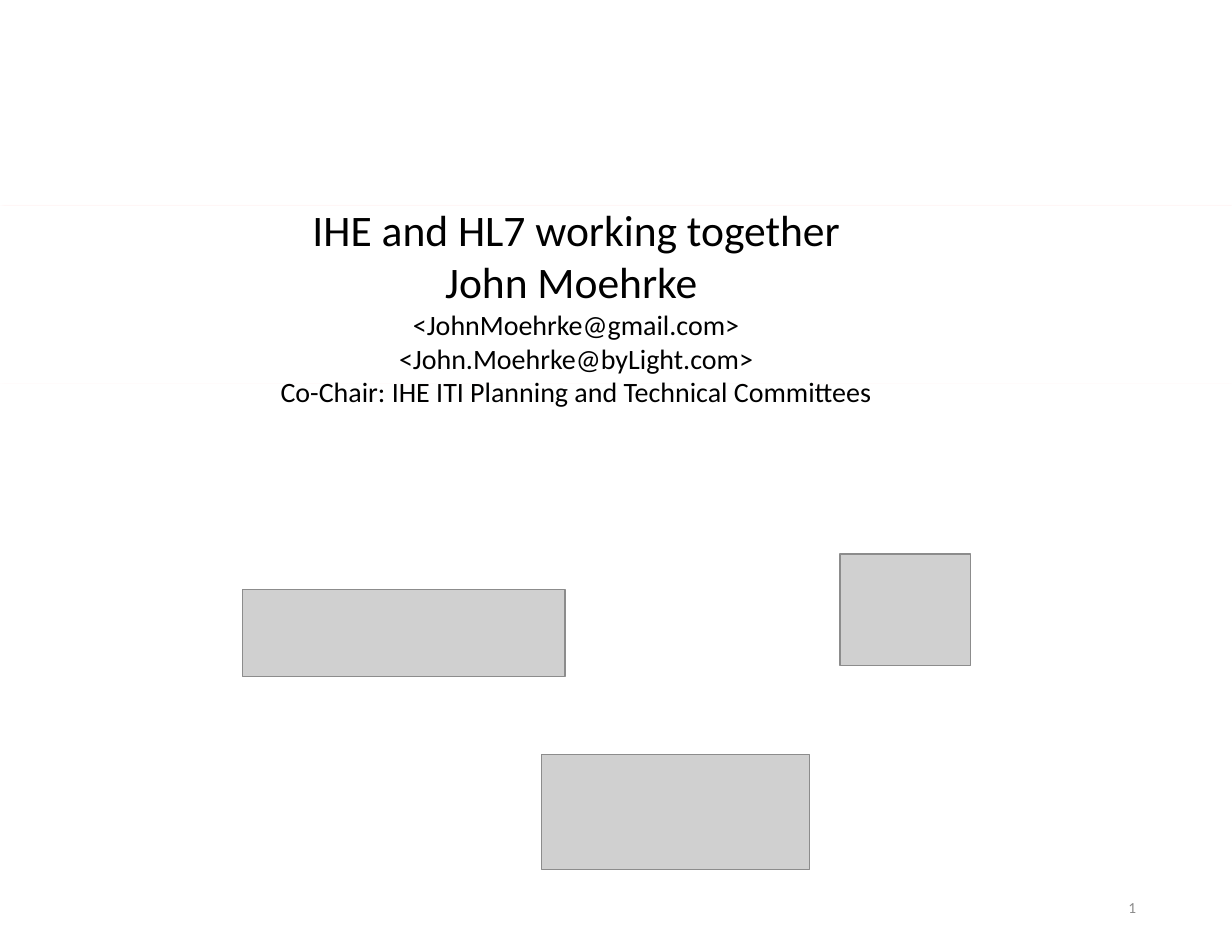
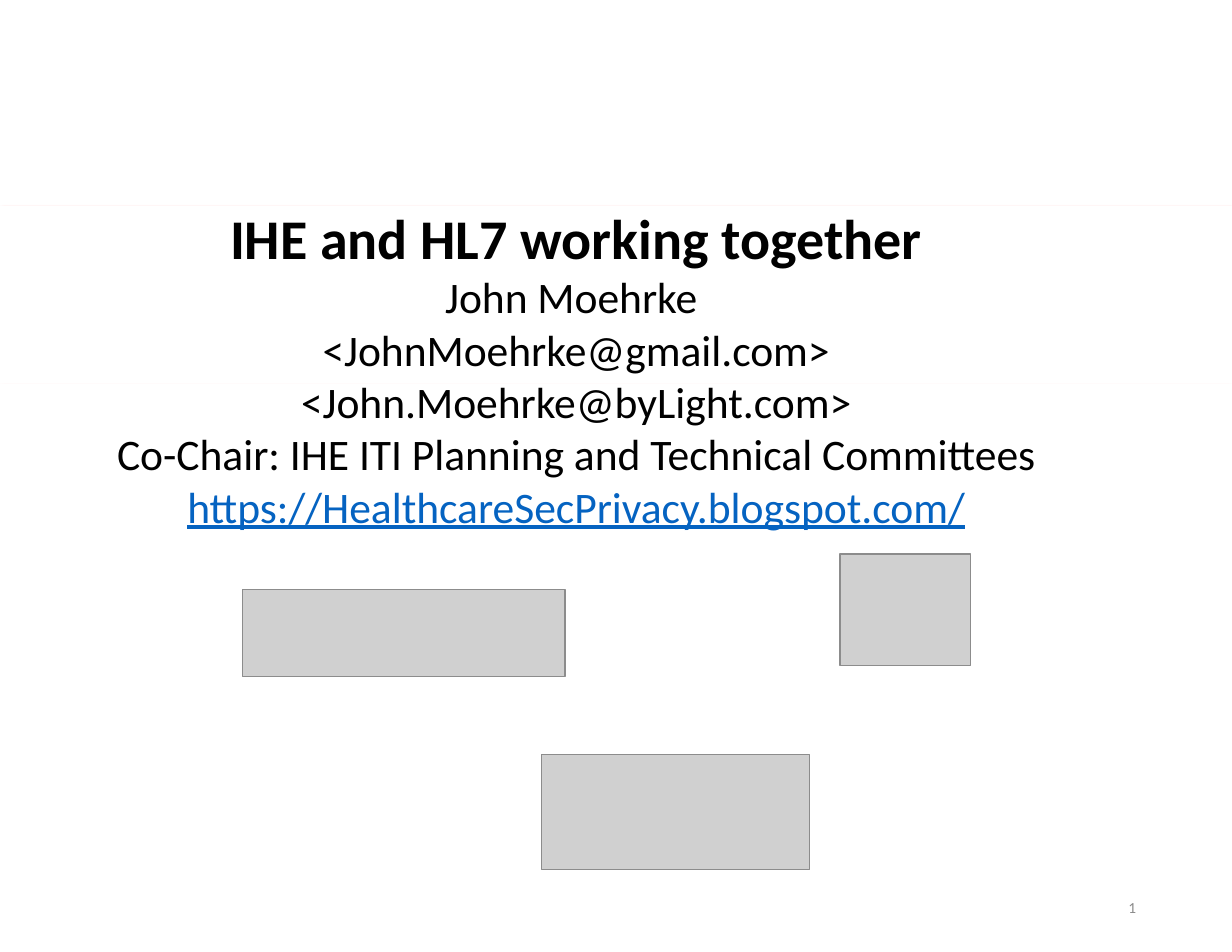
Before and after one commit to IHE/IT-Infrastructure, a slide deck: slide 1 of Presentations/IHE-and-HL7.pptx. Drawn at 1232x952 pixels with LibreOffice and Linux fonts; fonts in the diff are those of the drawing; grey boxes stand for pictures. Boxes give left, top, right and bottom in pixels: in the first picture for what was removed or moved away, otherwise in the second. Text is boxed around its words. In the diff, an @@ line names an element or a change of style, - is before the commit and + after.

Commit message:
minor fixup in ihe and hl7 powerpoint slides

```diff
--- a/Presentations/IHE-and-HL7.pptx
+++ b/Presentations/IHE-and-HL7.pptx
@@ text at bbox=[117, 219, 1035, 478]: size 28 to 36 pt, bold on in "IHE and HL7 working together"; size 18 to 28 pt in "<JohnMoehrke@gmail.com>", "<John.Moehrke@byLight.com>", "Co-Chair: IHE ITI Planning and Technical Committees" @@
@@ text at bbox=[187, 492, 965, 531]: paragraph added @@
+https://HealthcareSecPrivacy.blogspot.com/
```
